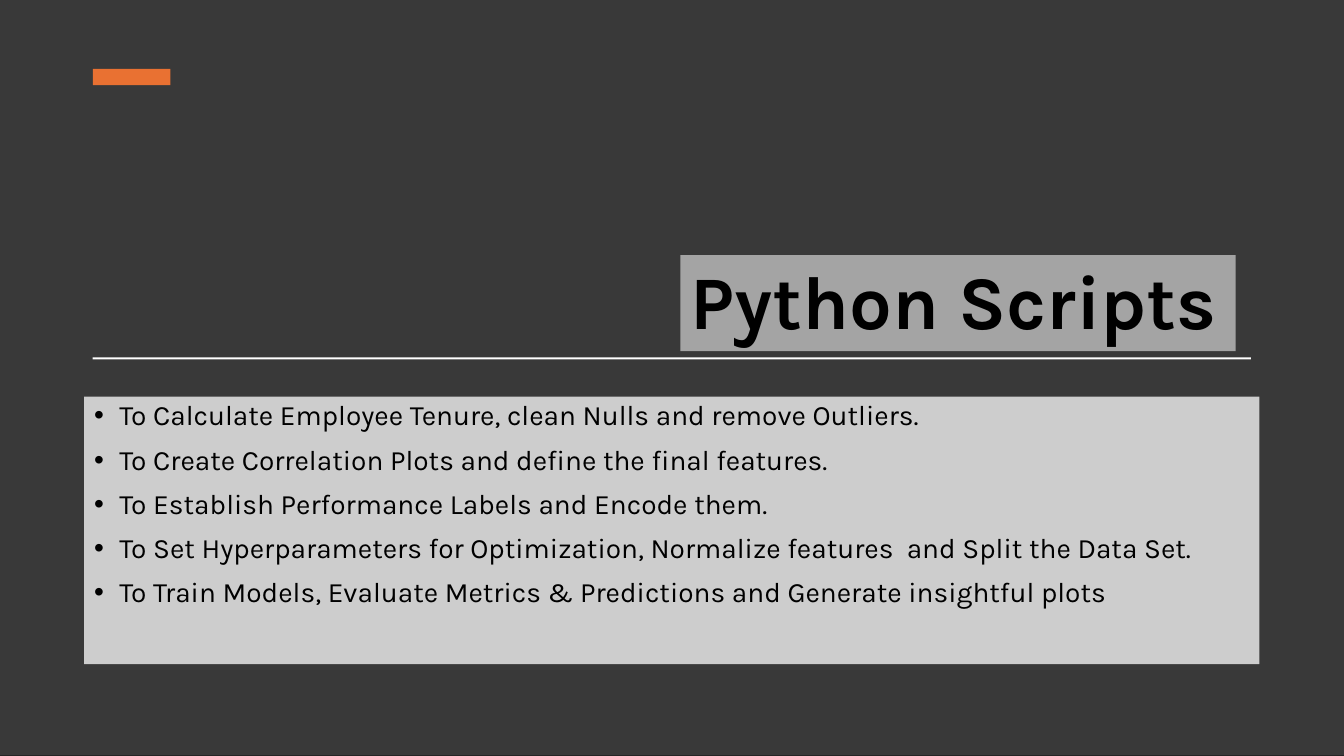
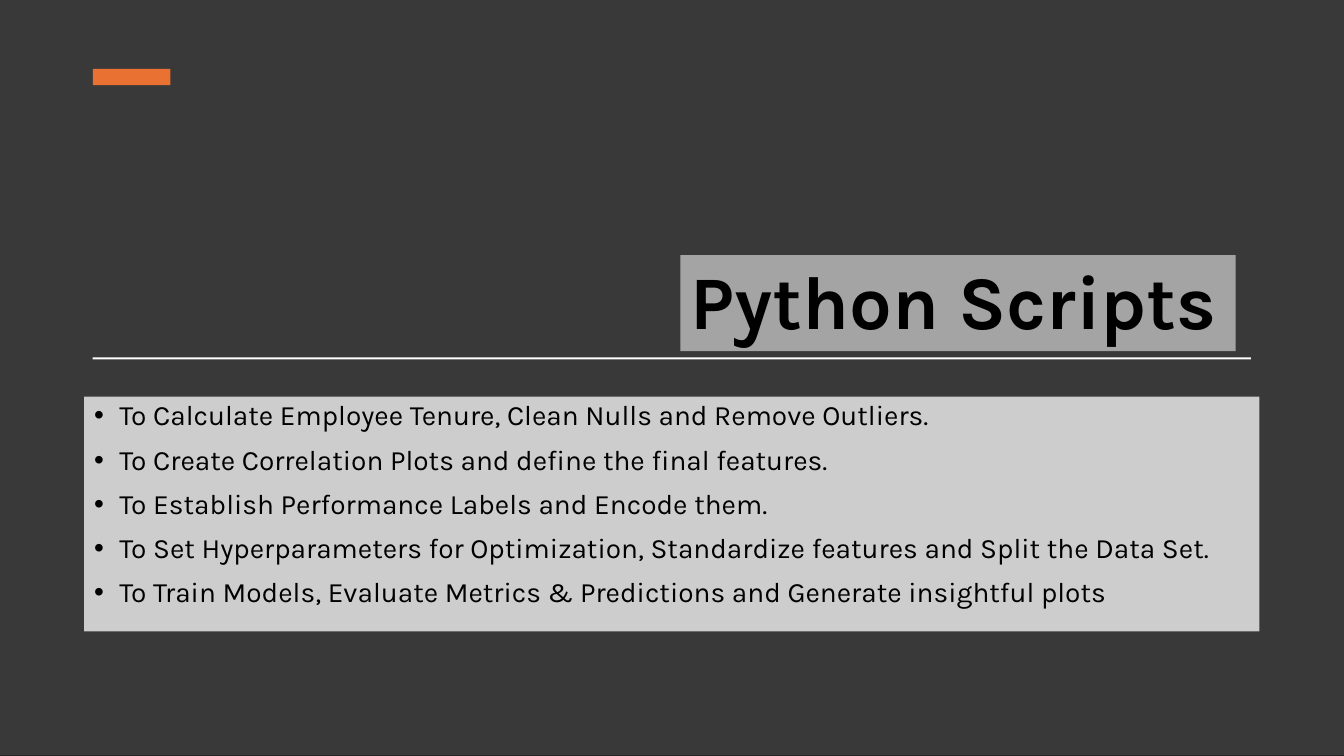
Before and after one commit to Konstant-gk/Chinook_Project, a slide deck: slide 9 of Chinook_Presentation/Project_Future_Chinook_Presentation.pptx. Drawn at 1344x756 pixels with LibreOffice and Linux fonts; fonts in the diff are those of the drawing; background and template pictures are left out. Boxes give left, top, right and bottom in pixels: in the first picture for what was removed or moved away, otherwise in the second. Text is boxed around its words. In the diff, an @@ line names an element or a change of style, - is before the commit and + after.

```diff
--- a/Chinook_Presentation/Project_Future_Chinook_Presentation.pptx
+++ b/Chinook_Presentation/Project_Future_Chinook_Presentation.pptx
@@ text "To Calculate Employee Tenure, Clean ...": place and size @@
-text "To Calculate Employee Tenure, Clean ..." at <box>84,397,1259,664</box>
+text "To Calculate Employee Tenure, Clean ..." at <box>84,397,1259,632</box>
@@ text at <box>119,406,928,432</box>: text changed @@
-• To Calculate Employee Tenure, clean Nulls and remove Outliers.
+• To Calculate Employee Tenure, Clean Nulls and Remove Outliers.
@@ text at <box>119,538,1209,565</box>: text changed @@
-• To Set Hyperparameters for Optimization, Normalize features and Split the Data Set.
+• To Set Hyperparameters for Optimization, Standardize features and Split the Data Set.
```
Also in this commit, not shown: 13 other slides changed.
